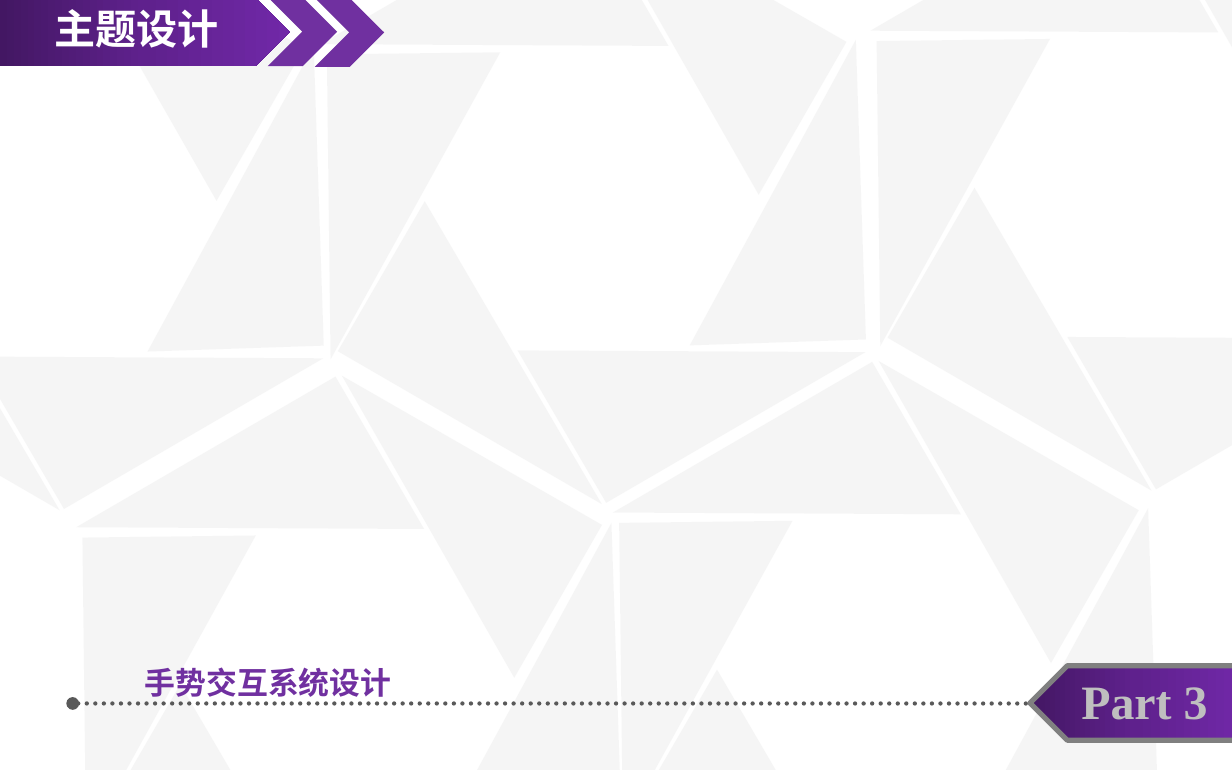
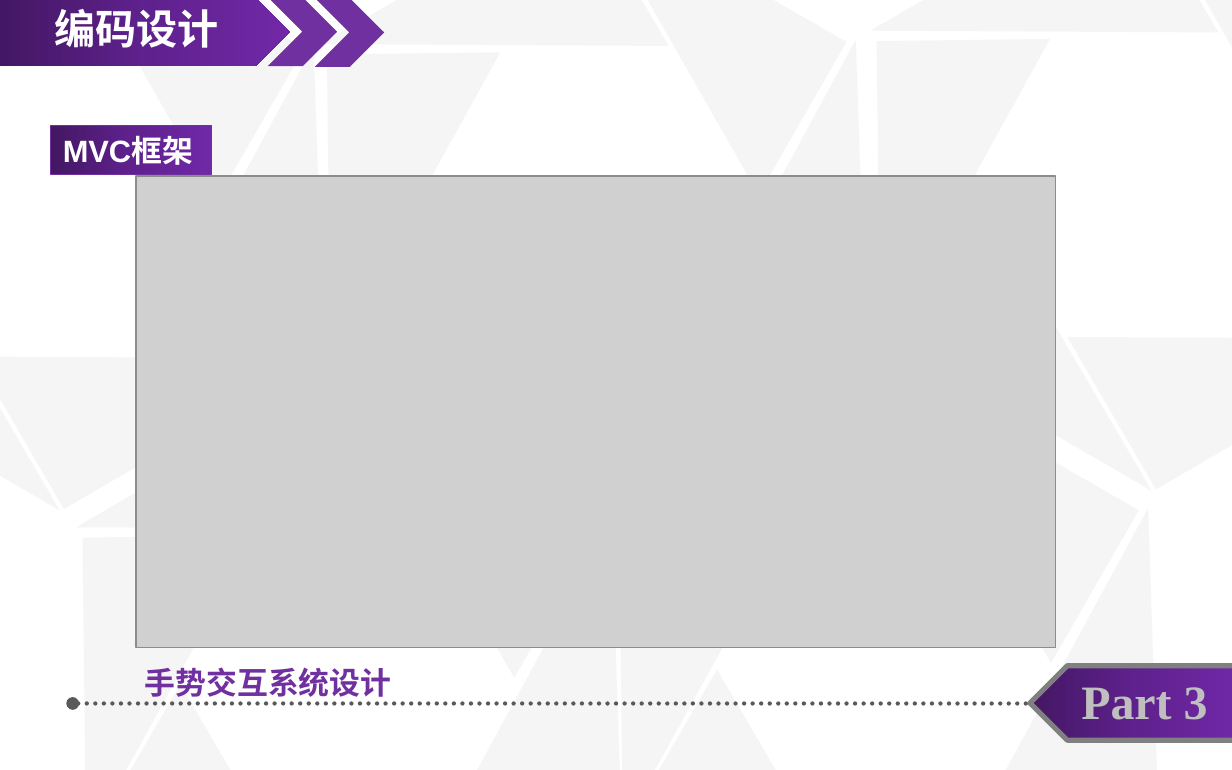
Before and after one commit to taixihuase/LeapMotion, a slide deck: slide 23 of Assets/Documents/毕业设计答辩.pptx (slide 17 before the commit). Drawn at 1232x770 pixels with LibreOffice and Linux fonts; fonts in the diff are those of the drawing; grey boxes stand for pictures. Boxes give left, top, right and bottom in pixels: in the first picture for what was removed or moved away, otherwise in the second. Text is boxed around its words. In the diff, an @@ line names an element or a change of style, - is before the commit and + after.

```diff
--- a/Assets/Documents/毕业设计答辩.pptx
+++ b/Assets/Documents/毕业设计答辩.pptx
@@ text in pentagon arrow at (54,9,218,48): text changed @@
-主题设计
+编码设计
@@ rectangle added at (51,126,211,175), fill gradient #431764 to #5F218E to #7128A8, outline #7030A0 0.75 pt, 18 pt, text #FFFFFF, bold @@
+MVC框架
@@ picture added at (136,176,1055,648) @@
@@ right triangle removed at (338,203,686,505) @@
@@ right triangle removed at (516,200,863,503) @@
```
Also in this commit, not shown: 4 other slides changed, 21 slides added, 2 slides removed, 1 other file.
